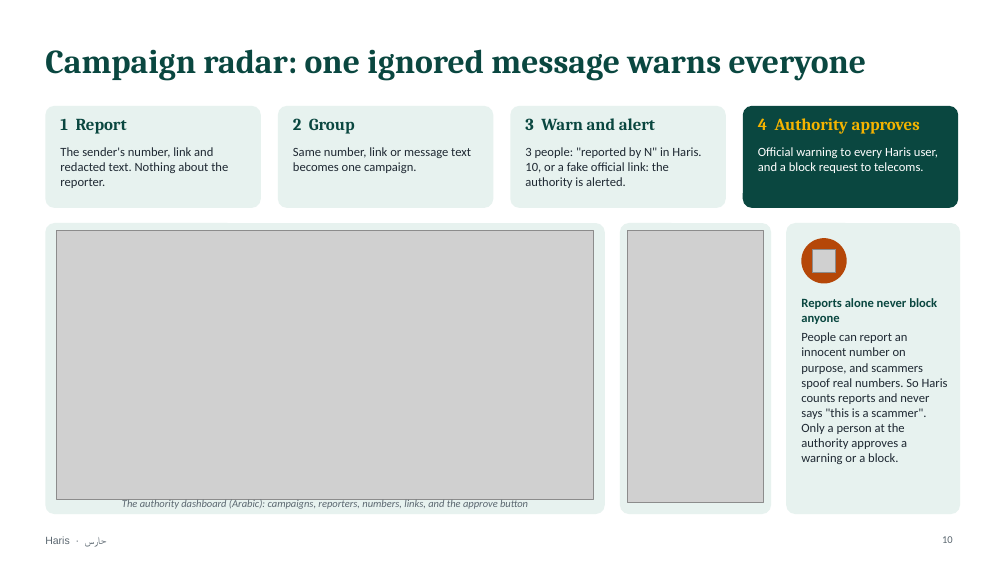
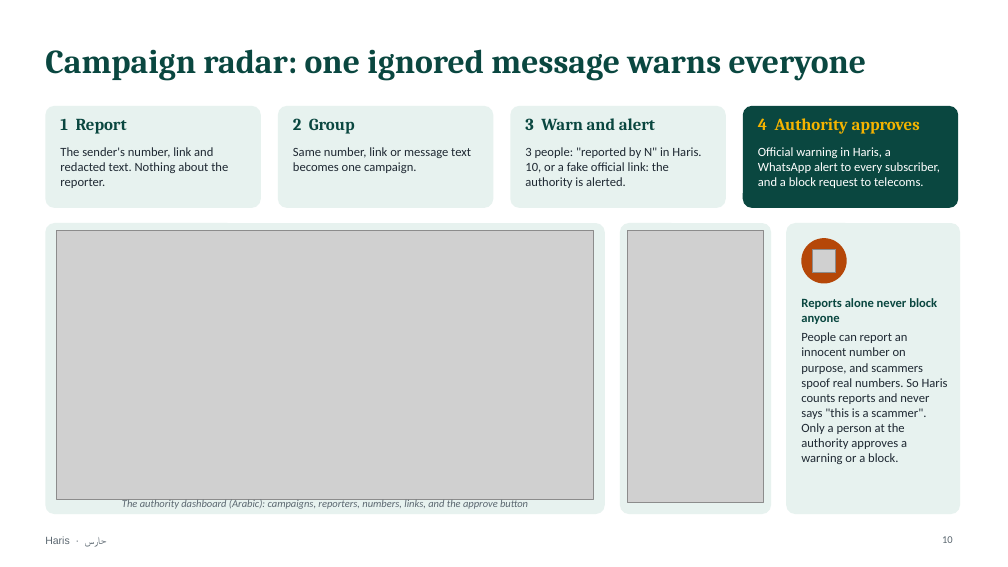
Before and after one commit to mohamedtorky2022/Haris, a slide deck: slide 10 of docs/Haris-presentation.pptx. Drawn at 1008x567 pixels with LibreOffice and Linux fonts; fonts in the diff are those of the drawing; grey boxes stand for pictures. Boxes give left, top, right and bottom in pixels: in the first picture for what was removed or moved away, otherwise in the second. Text is boxed around its words. In the diff, an @@ line names an element or a change of style, - is before the commit and + after.

```diff
--- a/docs/Haris-presentation.pptx
+++ b/docs/Haris-presentation.pptx
@@ text at (758,147,940,188): text changed @@
-Official warning to every Haris user, and a block request to telecoms.
+Official warning in Haris, a WhatsApp alert to every subscriber, and a block request to telecoms.
```
Also in this commit, not shown: 1 other file.
